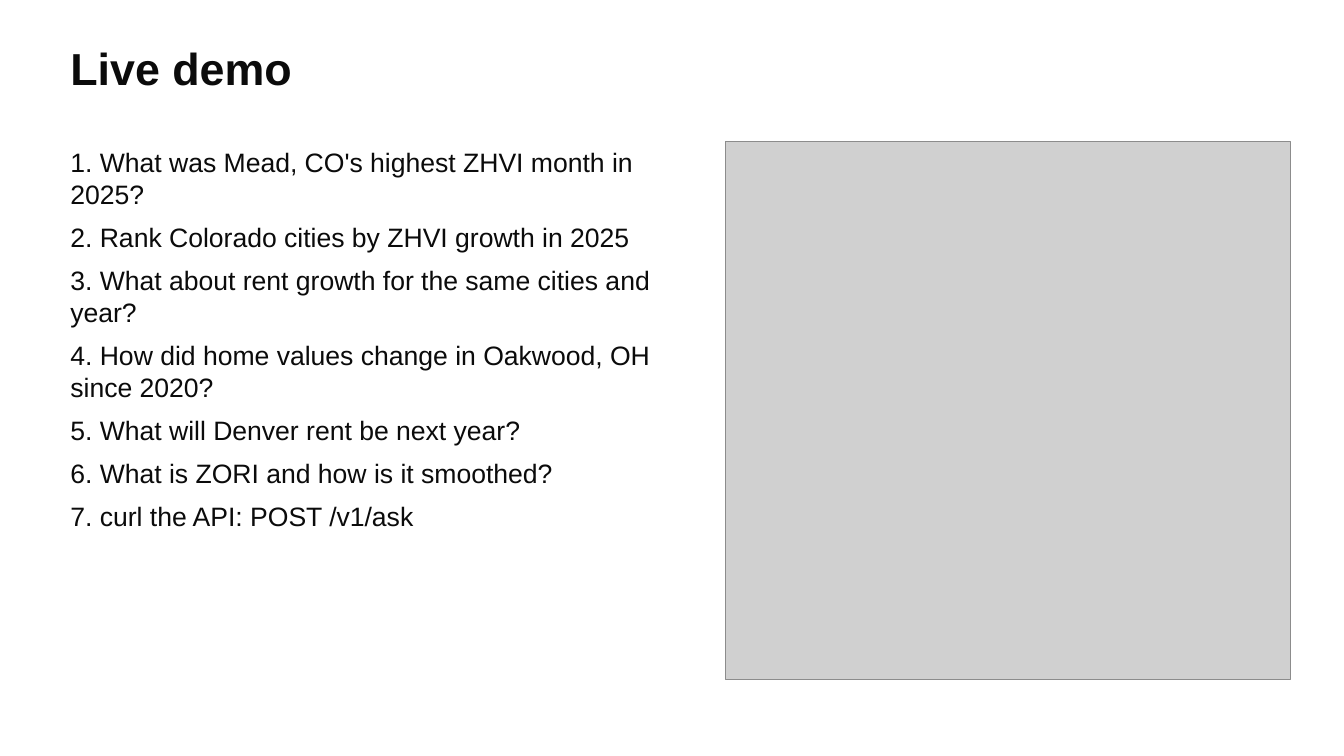
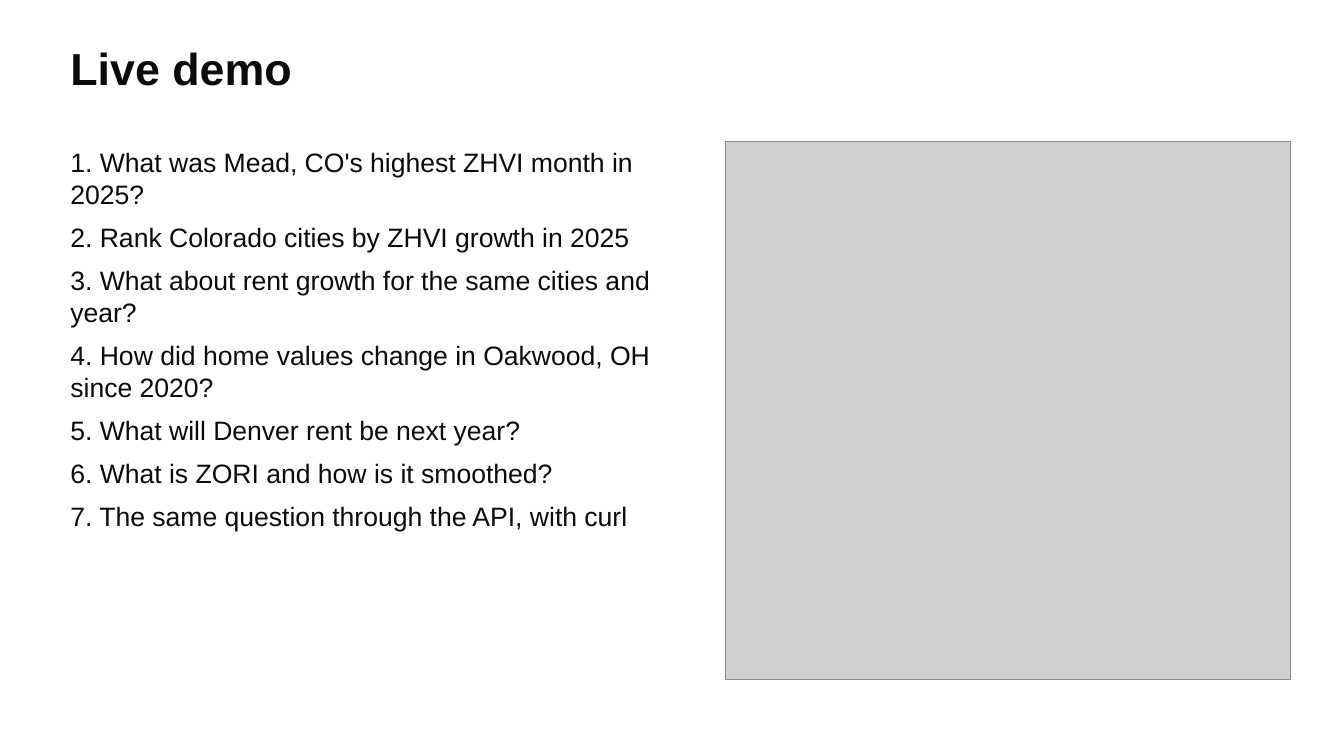
Before and after one commit to weimiao67/llm-class-final, a slide deck: slide 12 of docs/slides/housing-analyst.pptx (slide 11 before the commit). Drawn at 1344x756 pixels with LibreOffice and Linux fonts; fonts in the diff are those of the drawing; grey boxes stand for pictures. Boxes give left, top, right and bottom in pixels: in the first picture for what was removed or moved away, otherwise in the second. Text is boxed around its words. In the diff, an @@ line names an element or a change of style, - is before the commit and + after.

```diff
--- a/docs/slides/housing-analyst.pptx
+++ b/docs/slides/housing-analyst.pptx
@@ text at [70,506,627,532]: text changed @@
-7. curl the API: POST /v1/ask
+7. The same question through the API, with curl
```
Also in this commit, not shown: 13 other slides changed, 1 slide added, 4 other files.
